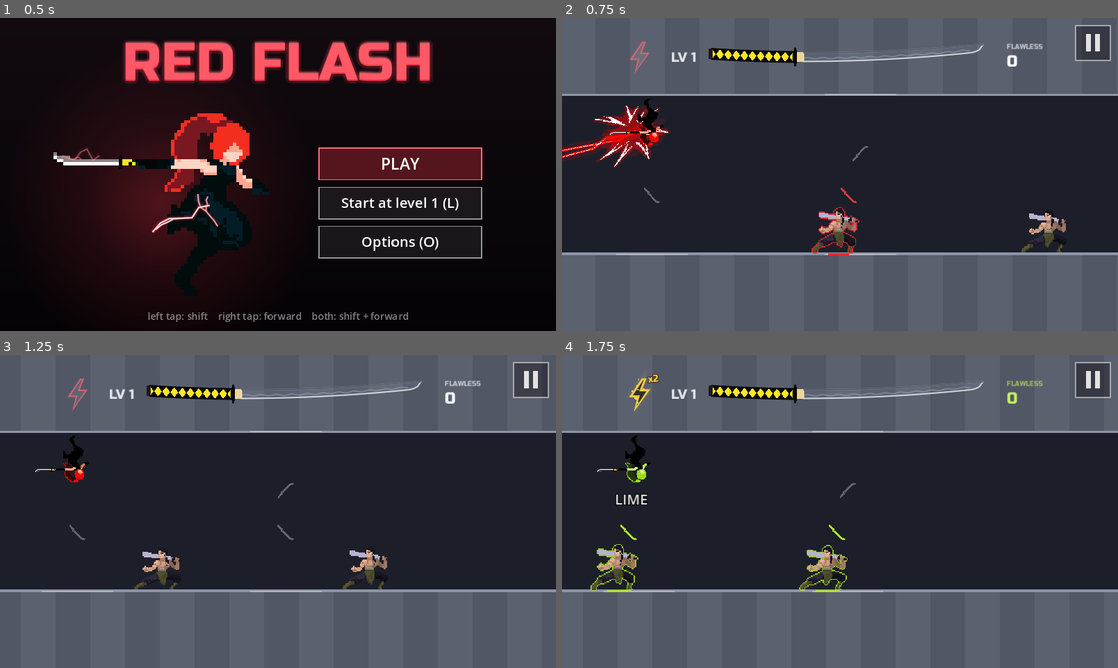
Above: before the commit, frames 1-4 (two rows, left to right).
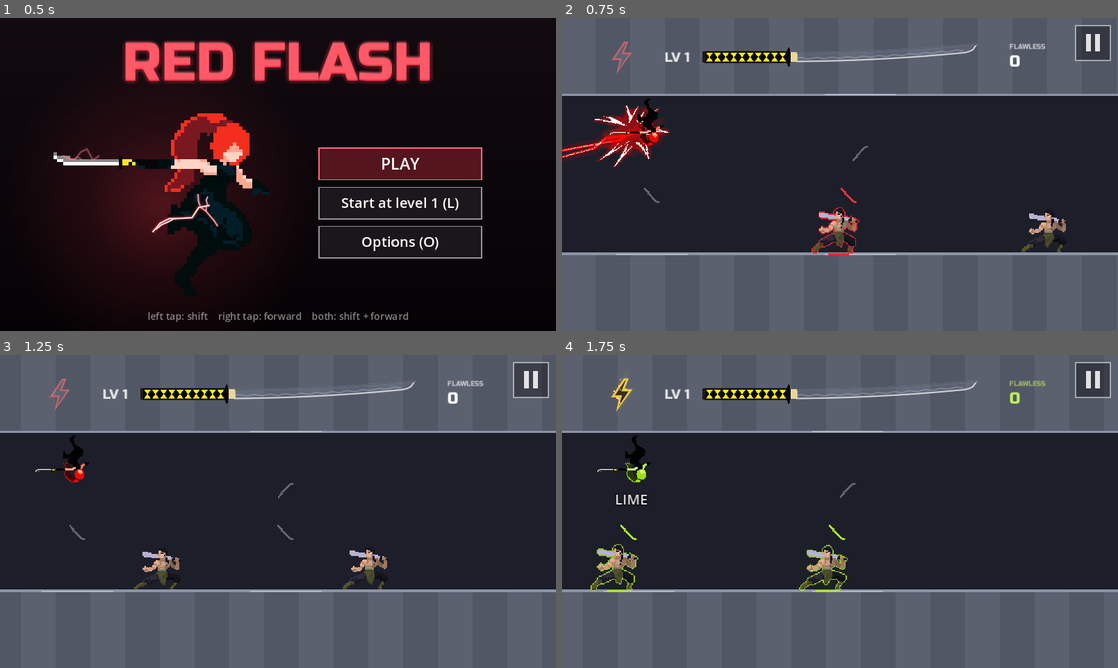
Above: after the commit, the same moments.

Repository: fredsbreads/game-off
Game: Godot game, scene res://scenes/main.tscn
Same seed, same stepped clock (60 frames per second), same inputs: the game is played once before the commit and once after it. Sound files missing from this copy of the repository are replaced by a short silence.
Inputs (mouse positions are in pixels of both pictures, inside the frame that each line leads up to):
- Up to frame 1 (0.5 s): no input
- Up to frame 2 (0.75 s): tap Enter at 0.5 s; move the mouse to (962, 158) at 0.52 s; hold Right from 0.53 s (still down); hold J (tp_vertical) from 0.53 s (still down); click (962, 158) at 0.67 s
- Up to frame 3 (1.25 s): keep holding Right; keep holding J (tp_vertical); tap Space at 0.77 s
- Up to frame 4 (1.75 s): move the mouse to (728, 527) at 1.27 s; release Right at 1.28 s; release J (tp_vertical) at 1.28 s; hold Down from 1.28 s (still down); tap C at 1.35 s; tap Space at 1.52 s

Frame 1 is identical in both runs. In frame 2, 1.3% of the frame differs, in the area x 8-87%, y 7-18%; in frame 3, 1.3%; in frame 4, 1.5%, in the area x 8-87%, y 6-19%.

Commit message:
Top bar: level grip (yellow wrap, black diamonds), blade curving from the guard; no x2; gold not red on the katana; level-up lightning; a chain that will level up glows gold with lightning; bolt and streak out toward the edges; streak holds through finishers

Diff:
--- a/scripts/hud.gd
+++ b/scripts/hud.gd
@@ -241,8 +241,15 @@
 	_top.visible = not menu.visible   # (hidden behind the title screen)
 	_top.set_progress(level, bar, bar_size, pending)
 	var view := get_viewport().get_visible_rect().size
+	# The bolt and the streak out toward the edges; the level and the katana
+	# centred between them.
+	var bolt_left := view.x * 0.09
+	var streak_left := view.x - 200.0
+	var mid := (bolt_left + TopBar.BOLT_SIZE.x + streak_left) / 2.0
 	var ext := _top.extent()
-	_top.position = Vector2((view.x - (ext.y - ext.x)) / 2.0 - ext.x, maxf(ceiling_y * 0.5, 34.0) - TopBar.BLADE.y / 2.0)
+	_top.position = Vector2(mid - (ext.x + ext.y) / 2.0, maxf(ceiling_y * 0.5, 34.0) - TopBar.BLADE.y / 2.0)
+	_top.bolt_x = bolt_left - _top.position.x
+	_top.streak_x = streak_left - _top.position.x
 
 
 ## The power-up meter: value out of full; charged = full and ready.
--- a/scripts/main.gd
+++ b/scripts/main.gd
@@ -118,6 +118,7 @@
 const FINISHER_QUICK_AFTER := 0.1
 const FINISHER_QUICK_SWEEP := 0.35
 const FINISHER_QUICK_HOLD := 0.2
+var _streak_shown := 0   # the flawless streak on screen (held through a finisher)
 var _finished_before := false   # the whole finisher has played once this run
 var _fin_hop := FINISHER_HOP
 var _fin_strike_fps := FINISHER_STRIKE_FPS
@@ -728,7 +729,11 @@
 	# The real top-left of the view (a zoom can pan it left of cam.left()).
 	level.set_view(minf(cam.left(), cam.position.x), cam.shown_world_size())
 	hud.set_stats(score(), distance, kills, chain, 0.0)
-	hud.set_streak(sweep)   # the flawless streak so far
+	# The flawless streak so far; a streak finisher's or the power-up finale's
+	# kill counts on it once that's over.
+	if not (_finishing or _finale_hold):
+		_streak_shown = sweep
+	hud.set_streak(_streak_shown)
 	if _auto or _finale_hold:
 		# The power-up playing: its bolt stays full until the finale's strike.
 		hud.set_charge(CHARGE_FULL, CHARGE_FULL, true, Palette.pink >= 1.0)
--- a/scripts/top_bar.gd
+++ b/scripts/top_bar.gd
@@ -18,15 +18,15 @@
 # The blade.
 const BLADE := Vector2(330, 16)
 const TIP := 24.0            # the point (kissaki): pixels at the end where the edge sweeps up to the spine
-# The whole sword (grip and blade) lies on one gentle arc, lowest just past
-# the guard: the grip rises a little behind it, the blade more toward the tip.
+# The grip is straight and level; the blade leaves the guard level too and
+# curves gently up from there to the tip.
 const SORI := 16.0           # how far the tip rises (pixels)
-const ARC_LOW := 20.0        # where the arc is lowest (pixels along the blade)
 const TAPER := 0.15          # the blade narrows this much (of its width) from the guard to the point
 const STEEL := Color(0.92, 0.94, 1.0, 0.95)       # counted
 const PENDING := Color(0.6, 0.62, 0.68, 0.8)      # this chain's kills, not yet counted
 const EMPTY := Color(0.55, 0.6, 0.7, 0.16)
 const BONUS := Color(1.0, 0.85, 0.3)              # PERFECT's extra half, growing in
+const READY := Color(1.0, 0.82, 0.3)              # this chain's kills, once they'd fill it (a level-up coming)
 const CRUMBLE := Color(0.62, 0.64, 0.7)           # a dropped chain's lost half, breaking off
 const CRUMBLE_PIECE := 9.0
 const CRUMBLE_FALL := 20.0
@@ -37,7 +37,7 @@
 
 # The hilt, left of the blade: a pale gold collar (habaki), a thin black
 # guard seen edge-on (tsuba), the grip (tsuka, about a third of the whole):
-# black wrap crossing over yellow, so yellow diamonds show between, and a
+# yellow wrap crossing over black, so black diamonds show between, and a
 # dark cap at its end (kashira).
 const HABAKI := 12.0
 const HABAKI_COLOUR := Color(0.92, 0.84, 0.58)
@@ -61,10 +61,9 @@
 # The power-up bolt, left of the level.
 const BOLT_SIZE := Vector2(36, 54)
 const BOLT_POINTS := [Vector2(23, 0), Vector2(2, 31), Vector2(16, 31), Vector2(10, 54), Vector2(34, 20), Vector2(20, 20), Vector2(28, 0)]
-# Space between the pieces (pixels): bolt | LV | hilt ... tip | FLAWLESS.
-const GAP_BOLT := 40.0
+# Space between the level and the hilt (pixels). The bolt and the streak are
+# placed by hud.gd, out toward the screen's edges (bolt_x, streak_x).
 const GAP_LEVEL := 22.0
-const GAP_STREAK := 44.0
 const LEVEL_SIZE := 24
 const CHARGE_COLOR := Color(0.95, 0.15, 0.2)   # her red (her colour once she has it: Palette.tint)
 
@@ -76,6 +75,10 @@
 const BREAK_TIME := 0.6
 
 var level := 1
+## Where the bolt (its left) and the streak (its left) go, in this control's
+## coordinates (set by hud.gd).
+var bolt_x := -400.0
+var streak_x := 400.0
 var _bar := 0.0
 var _size := 1.0
 var _pending := 0.0
@@ -89,13 +92,14 @@
 var _level_up := -1.0       # seconds into the level-up (-1 = none)
 var _bits: Array = []       # [pos, vel, life, max_life, colour]: sparks off the blade
 var _edge_timer := 0.0
+var _blade_arcs: Array[PackedVector2Array] = []   # lightning on the katana (level-up / about to)
 
 var _charge := 0.0
 var _charged := false
 var _charge_pop := 0.0
 ## Golden (she has her reward colour): her PERFECT chains charge double
 ## (main.gd CHARGE_GOLDEN_PERFECT). The bolt shows it: gold glow and rim,
-## gold sparks rising, an "x2" badge, and a bigger pop with a ring per gain.
+## gold sparks rising, and a bigger pop with a ring per gain.
 var _boosted := false
 var _discharge := 0.0   # 1 as a full bolt empties (the power-up used), fading
 var _boost_ring := 0.0
@@ -158,6 +162,7 @@
 	if _arc_timer <= 0.0:
 		_arc_timer = 0.06
 		_strike_arcs()
+		_strike_blade_arcs()
 	queue_redraw()
 
 
@@ -227,6 +232,49 @@
 		var v := Vector2(_rng.randf_range(-60.0, 60.0), _rng.randf_range(-220.0, -90.0) if up else _rng.randf_range(20.0, 120.0))
 		var life := _rng.randf_range(0.4, 0.8)
 		_bits.append([p, v, life, life, Color(1, 0.95, 0.7) if i % 3 == 0 else Color.WHITE])
+
+
+## True while this chain's kills (not counted yet) would fill the blade:
+## finishing the chain levels up.
+func _will_level() -> bool:
+	return _result.is_empty() and _level_up < 0.0 and _pending > 0.0 and _bar + _pending >= _size - 0.001
+
+
+## Lightning on the katana: big bolts all round it through a level-up, small
+## ones crackling along the blade while a level-up is coming.
+func _strike_blade_arcs() -> void:
+	_blade_arcs.clear()
+	var w := BLADE.x
+	if _level_up >= 0.0 and _level_up < LEVEL_UP_TIME * 0.8:
+		for n in 6:
+			var x := _rng.randf_range(0.0, w)
+			var up := _rng.randf() < 0.5
+			var a := Vector2(x, _top(x) if up else _bottom(x))
+			var b := a + Vector2(_rng.randf_range(-40.0, 40.0), _rng.randf_range(-34.0, -14.0) if up else _rng.randf_range(14.0, 34.0))
+			_blade_arcs.append(_zigzag(a, b, 6, 7.0))
+		for n in 2:   # and along it
+			var x0 := _rng.randf_range(0.0, w - 80.0)
+			_blade_arcs.append(_zigzag(Vector2(x0, _centre(x0)), Vector2(x0 + 80.0, _centre(x0 + 80.0)), 8, 6.0))
+	elif _will_level():
+		for n in 2:
+			var x0 := _rng.randf_range(0.0, w - 50.0)
+			var x1 := x0 + _rng.randf_range(30.0, 60.0)
+			_blade_arcs.append(_zigzag(Vector2(x0, _centre(x0)), Vector2(x1, _centre(x1)), 6, 6.0))
+
+
+func _zigzag(a: Vector2, b: Vector2, n: int, jag: float) -> PackedVector2Array:
+	var nrm := (b - a).orthogonal().normalized()
+	var pts := PackedVector2Array()
+	for i in n + 1:
+		var t := float(i) / n
+		pts.append(a.lerp(b, t) + nrm * (0.0 if i == 0 or i == n else _rng.randf_range(-jag, jag)))
+	return pts
+
+
+func _draw_blade_arcs() -> void:
+	for arc in _blade_arcs:
+		draw_polyline(arc, Color(STREAK_GOLD, 0.35), 5.0, true)
+		draw_polyline(arc, Color(1, 0.97, 0.85, 0.95), 1.6, true)
 
 
 ## Sparks off the leading edge of the fill while a chain's kills count.
@@ -257,13 +305,13 @@
 
 # --- the blade ---------------------------------------------------------------
 
-## A katana, as drawn here: the whole sword on one gentle arc (sori), the
+## A katana, as drawn here: a level grip, the blade curving up from the guard (sori), the
 ## spine (top, the inside of the curve) running straight on into the point,
 ## the cutting edge (bottom, the outside) sweeping up to meet it there, and
 ## the blade narrowing a little toward the point. x: pixels along the blade
 ## (negative: the hilt).
 func _arc(x: float) -> float:
-	return -SORI * pow((x - ARC_LOW) / (BLADE.x - ARC_LOW), 2.0)
+	return -SORI * pow(maxf(x, 0.0) / BLADE.x, 2.0)   # (0 along the grip: it's level)
 
 
 func _spine(x: float) -> float:
@@ -331,16 +379,19 @@
 			filled = lerpf(w, filled, ease(k, 0.5))
 		var pending := minf(w * _pending / _size, w - filled)
 		if pending > 0.0:
-			_fill(filled, filled + pending, PENDING)
+			if _will_level():
+				# This chain will level up once it's done: its part glows gold and
+				# pulses, and lightning crackles along the blade (_draw_blade_arcs).
+				var beat := 0.5 + 0.5 * sin(Time.get_ticks_msec() * 0.012)
+				_fill(filled, filled + pending, READY.lerp(Color(1, 1, 0.9), 0.35 * beat))
+			else:
+				_fill(filled, filled + pending, PENDING)
 		if filled > 0.0:
 			_fill(0.0, filled, STEEL)
 			if _level_up < 0.0 and filled / w >= NEAR_FULL:
-				# Nearly there: a shimmer in her colour runs along the steel.
-				var col := Palette.tint(CHARGE_COLOR)
-				var beat := 0.5 + 0.5 * sin(Time.get_ticks_msec() * 0.008)
-				_fill(0.0, filled, Color(col, 0.18 + 0.17 * beat))
+				# Nearly there: a glint keeps running along the steel.
 				var g := fmod(Time.get_ticks_msec() * 0.0009, 1.0) * (filled + 60.0) - 30.0
-				_fill(g - 18.0, g + 18.0, Color(1, 1, 1, 0.45))
+				_fill(maxf(g - 18.0, 0.0), minf(g + 18.0, filled), Color(1, 1, 1, 0.55))
 		if _gleam >= 0.0 and filled > 0.0:
 			# A shine sweeping out along what's filled.
 			var gx := lerpf(-20.0, filled + 20.0, ease(_gleam, 0.6))
@@ -359,7 +410,10 @@
 	outline.append(outline[0])
 	if _level_up >= 0.0:
 		var glow := 1.0 - clampf(_level_up / LEVEL_UP_TIME, 0.0, 1.0)
-		draw_polyline(outline, Color(Palette.tint(CHARGE_COLOR), 0.5 * glow), 10.0 * glow + 2.0, true)
+		draw_polyline(outline, Color(STREAK_GOLD, 0.55 * glow), 10.0 * glow + 2.0, true)
+	elif _will_level():
+		var beat := 0.5 + 0.5 * sin(Time.get_ticks_msec() * 0.012)
+		draw_polyline(outline, Color(STREAK_GOLD, 0.25 + 0.3 * beat), 5.0 + 3.0 * beat, true)
 	if _pulse > 0.0:
 		draw_polyline(outline, Color(1, 1, 1, 0.35 * _pulse), 6.0 * _pulse + 2.0, true)
 	draw_polyline(outline, Color(1, 1, 1, 0.4 + 0.6 * _pulse), 1.5, true)
@@ -422,8 +476,8 @@
 	var guard_x := -HABAKI - TSUBA.x
 	var grip0 := guard_x - TSUKA
 	var h := BLADE.y + 3.0
-	# The grip: yellow under, black wrap crossing over (yellow diamonds between).
-	draw_colored_polygon(_band(grip0, guard_x, h), HILT_YELLOW)
+	# The grip: black under, yellow wrap crossing over (black diamonds between).
+	draw_colored_polygon(_band(grip0, guard_x, h), HILT_BLACK)
 	var x := grip0
 	while x < guard_x - 0.1:
 		var x1 := minf(x + WRAP_STEP, guard_x)
@@ -432,9 +486,9 @@
 		var c1 := _centre(x1)
 		var cm := _centre(xm)
 		# A black band crossing from each corner to the middle, top and bottom.
-		# (They meet in the middle, so the yellow left between is a row of solid diamonds.)
-		draw_colored_polygon(PackedVector2Array([Vector2(x, c0 - h / 2.0), Vector2(x1, c1 - h / 2.0), Vector2(xm, cm + 0.5)]), HILT_BLACK)
-		draw_colored_polygon(PackedVector2Array([Vector2(x, c0 + h / 2.0), Vector2(x1, c1 + h / 2.0), Vector2(xm, cm - 0.5)]), HILT_BLACK)
+		# (They meet in the middle, so the black left between is a row of solid diamonds.)
+		draw_colored_polygon(PackedVector2Array([Vector2(x, c0 - h / 2.0), Vector2(x1, c1 - h / 2.0), Vector2(xm, cm + 0.5)]), HILT_YELLOW)
+		draw_colored_polygon(PackedVector2Array([Vector2(x, c0 + h / 2.0), Vector2(x1, c1 + h / 2.0), Vector2(xm, cm - 0.5)]), HILT_YELLOW)
 		x = x1
 	var outline := _band(grip0, guard_x, h)
 	outline.append(outline[0])
@@ -459,8 +513,7 @@
 # --- the power-up bolt -------------------------------------------------------
 
 func _bolt_origin() -> Vector2:
-	var lv_w := FONT.get_string_size(_level_text(), HORIZONTAL_ALIGNMENT_LEFT, -1, LEVEL_SIZE).x
-	return Vector2(_hilt_left() - GAP_LEVEL - lv_w - GAP_BOLT - BOLT_SIZE.x, BLADE.y / 2.0 - BOLT_SIZE.y / 2.0)
+	return Vector2(bolt_x, BLADE.y / 2.0 - BOLT_SIZE.y / 2.0)
 
 
 func _bolt_poly(o: Vector2, scale_by := 1.0) -> PackedVector2Array:
@@ -534,13 +587,6 @@
 	for sp in _sparks:   # gold sparks rising off it
 		var a: float = clampf(sp[2] / 0.3, 0.0, 1.0)
 		draw_rect(Rect2(sp[0] - Vector2(1.5, 1.5), Vector2(3, 3)), Color(gold.lightened(0.3), a))
-	# The badge: double charge.
-	var beat := 1.0 + 0.08 * sin(Time.get_ticks_msec() * 0.009) + 0.25 * _charge_pop
-	var at := o + Vector2(BOLT_SIZE.x - 2.0, 6.0)
-	draw_set_transform(at, -0.12, Vector2.ONE * beat)
-	draw_string_outline(FONT, Vector2(0, 0), "x2", HORIZONTAL_ALIGNMENT_LEFT, -1, 18, 5, Color(0.12, 0.07, 0.0, 0.9))
-	draw_string(FONT, Vector2(0, 0), "x2", HORIZONTAL_ALIGNMENT_LEFT, -1, 18, gold)
-	draw_set_transform(Vector2.ZERO)
 
 
 func _draw_bolt() -> void:
@@ -605,7 +651,7 @@
 
 
 func _draw_streak() -> void:
-	var x := BLADE.x + GAP_STREAK
+	var x := streak_x
 	var mid := BLADE.y / 2.0
 	var cap_col := _streak_colour(_streak)
 	draw_string(FONT, Vector2(x, mid - 15.0), "FLAWLESS", HORIZONTAL_ALIGNMENT_LEFT, -1, 12, Color(cap_col, 0.65))
@@ -639,9 +685,12 @@
 
 # --- all of it ---------------------------------------------------------------
 
-## How far it reaches left and right of its origin (for centring it).
+## How far the level and the katana reach left and right of its origin
+## (hud.gd centres them, and places the bolt and the streak out toward the
+## screen's edges: bolt_x, streak_x).
 func extent() -> Vector2:
-	return Vector2(_bolt_origin().x, BLADE.x + GAP_STREAK + 80.0)
+	var lv_w := FONT.get_string_size(_level_text(), HORIZONTAL_ALIGNMENT_LEFT, -1, LEVEL_SIZE).x
+	return Vector2(_hilt_left() - GAP_LEVEL - lv_w, BLADE.x)
 
 
 func _level_text() -> String:
@@ -665,6 +714,7 @@
 	draw_set_transform(c * (1.0 - sc), 0.0, Vector2.ONE * sc)
 	_draw_hilt()
 	_draw_blade()
+	_draw_blade_arcs()
 	draw_set_transform(Vector2.ZERO)
 	for b in _bits:
 		var a: float = b[2] / b[3]
